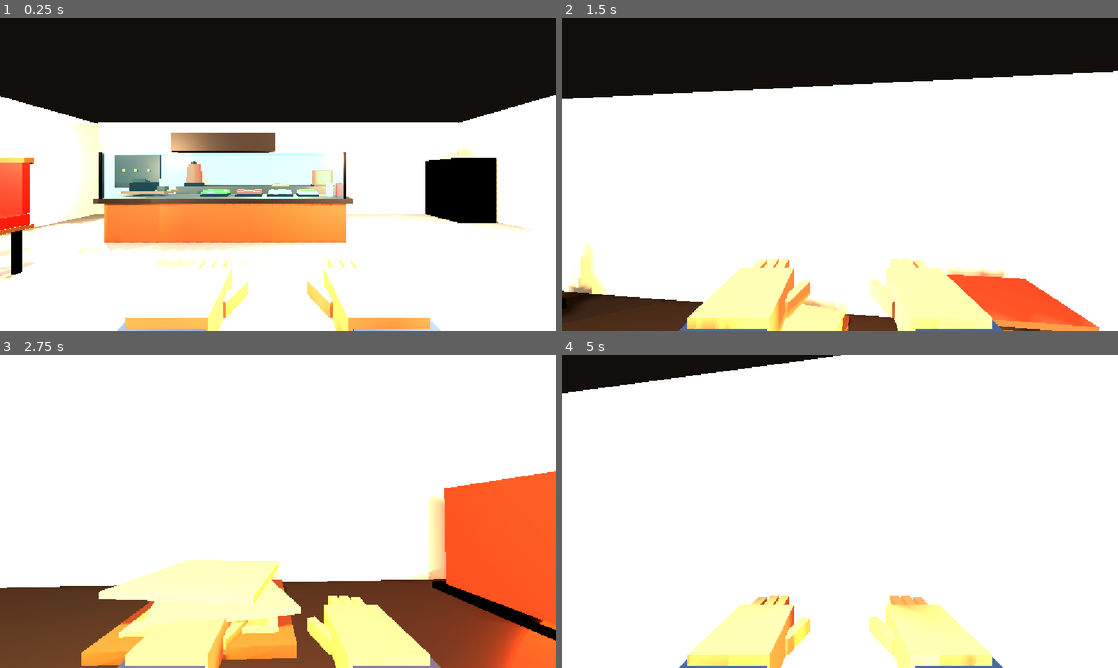
Above: before the commit, frames 1-4 (two rows, left to right).
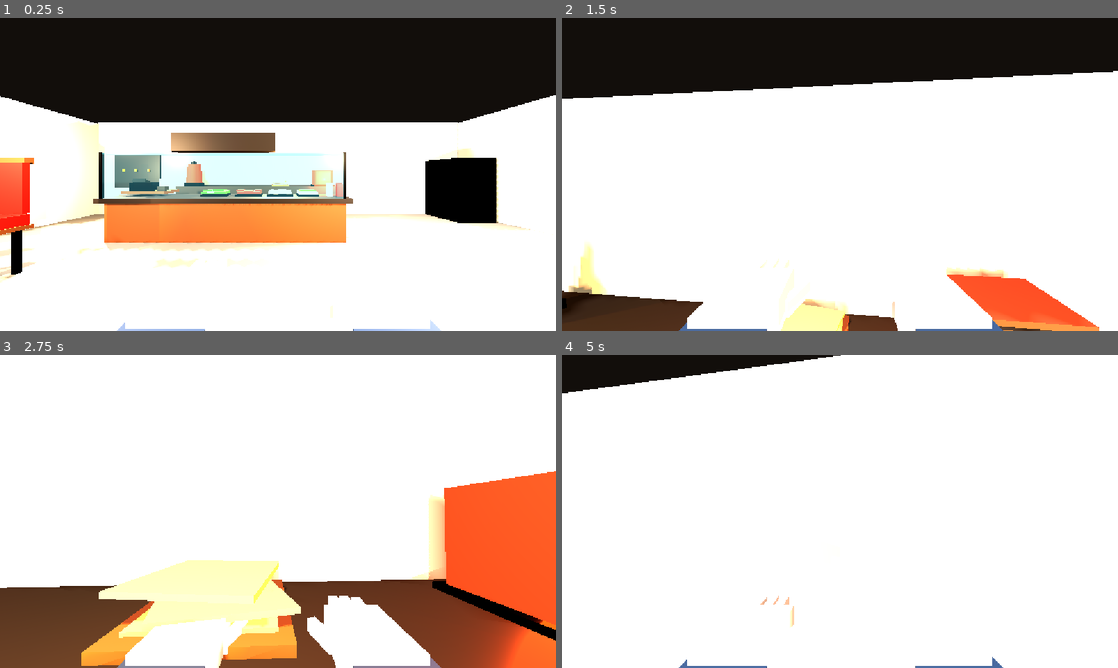
Above: after the commit, the same moments.

Repository: leon-beyleroglu/kebabcity
Game: Godot game, scene res://kebab_shop.tscn
The game is run twice, just before and just after one commit, with the same random seed, the same clock (stepped at 60 frames per second) and the same inputs.
Inputs (mouse positions are in pixels of both pictures, inside the frame that each line leads up to):
- Up to frame 1 (0.25 s): no input
- Up to frame 2 (1.5 s): tap Enter at 0.5 s; move the mouse to (867, 174) at 0.52 s; hold Shift (sprint) 0.53-1.28 s; hold W (move_forward) from 0.53 s (still down); click (867, 174) at 0.67 s; tap Space (jump) at 0.77 s; move the mouse to (812, 174) at 1.27 s; tap Shift (sprint) at 1.35 s
- Up to frame 3 (2.75 s): keep holding W (move_forward); tap Space (jump) at 1.52 s; move the mouse to (289, 505) at 2.02 s; hold Shift (sprint) from 2.03 s (still down)
- Up to frame 4 (5 s): keep holding W (move_forward); tap Space (jump) at 2.75, 3.02, 3.77, 4.52 s; move the mouse to (834, 517) at 2.77 s; release Shift (sprint) at 2.78 s; tap Shift (sprint) at 2.85, 4.35 s; click (834, 517) at 2.92 s; move the mouse to (878, 514) at 3.52 s; hold Shift (sprint) 3.53-4.28 s; tap Enter at 4.25 s; move the mouse to (795, 508) at 4.27 s

The runs differ from the first frame. In frame 1, 2.2% of the frame differs, in the area x 22-78%, y 76-100%; in frame 2, 6.6%; in frame 3, 5.7%; in frame 4, 6.6%.

Commit message:
abdus kopf

Diff:
--- a/kebab_shop.tscn
+++ b/kebab_shop.tscn
@@ -3,6 +3,7 @@
 [ext_resource type="Script" uid="uid://c0rl8h6ne4ir" path="res://player.gd" id="1_player"]
 [ext_resource type="Texture2D" uid="uid://7o3bjm4v6brx" path="res://gahinten.jpg" id="2_dnwpt"]
 [ext_resource type="Texture2D" uid="uid://bir75ofhwlwup" path="res://bjk1.jpg" id="2_t8aj2"]
+[ext_resource type="Texture2D" uid="uid://byb7pr78mpgwm" path="res://abdukopf.jpg" id="3_6pmx1"]
 [ext_resource type="Texture2D" uid="uid://fh0htpsx3u6v" path="res://ga1.jpg" id="3_v6cui"]
 [ext_resource type="Texture2D" uid="uid://dsmjvcgs6uqdq" path="res://fb1.jpg" id="4_j7xc5"]
 [ext_resource type="Texture2D" uid="uid://nfsmfqdjew13" path="res://bjkhinten.jpg" id="5_dnwpt"]
@@ -125,7 +126,7 @@
 size = Vector3(0.24, 0.2178125, 0.22)
 
 [sub_resource type="StandardMaterial3D" id="MatSkin"]
-albedo_color = Color(0.72, 0.42, 0.25, 1)
+albedo_color = Color(0.9647059, 0.8352941, 0.78039217, 1)
 roughness = 0.72
 
 [sub_resource type="BoxMesh" id="HandPalmMesh"]
@@ -1813,16 +1814,6 @@
 material_override = SubResource("MatSkin")
 mesh = SubResource("BoxMesh_l3fpq")
 
-[node name="Haare" type="MeshInstance3D" parent="Avatar gala" unique_id=1332761459]
-transform = Transform3D(0.32, 0, 0, 0, 0.07000001, 0, 0, 0, 0.32, 0, 2.2246878, 0)
-material_override = SubResource("MatHair")
-mesh = SubResource("BoxSmall")
-
-[node name="AugeLinks" type="MeshInstance3D" parent="Avatar gala" unique_id=825493662]
-transform = Transform3D(0.055, 0, 0, 0, 0.055, 0, 0, 0, 0.025, -0.09999943, 2.049094, -0.2016983)
-material_override = SubResource("MatDark")
-mesh = SubResource("BoxSmall")
-
 [node name="ArmLinks" type="MeshInstance3D" parent="Avatar gala" unique_id=789722353]
 transform = Transform3D(0.11999999, 0, 0, 0, 0.58, 0, 0, 0, 0.11999999, -0.5199995, 1.33, 0)
 material_override = SubResource("MatSleeve")
@@ -1841,11 +1832,6 @@
 [node name="BeinLinks" type="MeshInstance3D" parent="Avatar gala" unique_id=640096017]
 transform = Transform3D(0.17, 0, 0, 0, 0.55, 0, 0, 0, 0.17, -0.22, 0.42, 0)
 material_override = SubResource("MatTrousers")
-mesh = SubResource("BoxSmall")
-
-[node name="AugeRechts" type="MeshInstance3D" parent="Avatar gala" unique_id=1707123303]
-transform = Transform3D(0.055, 0, 0, 0, 0.055, 0, 0, 0, 0.025, 0.09999943, 2.049094, -0.2016983)
-material_override = SubResource("MatDark")
 mesh = SubResource("BoxSmall")
 
 [node name="BeinRechts" type="MeshInstance3D" parent="Avatar gala" unique_id=1238363771]
@@ -1910,6 +1896,10 @@
 transform = Transform3D(-0.261, 0, -2.1855694e-06, 0, 0.151, 0, 2.2817344e-08, 0, -25, -0.025449812, 1.2825656, -0.11146164)
 texture = ExtResource("2_dnwpt")
 
+[node name="Sprite3D - trikot2" type="Sprite3D" parent="Avatar gala" unique_id=2141451296]
+transform = Transform3D(-0.191, 0, -3.774895e-06, 0, 0.116, 0, 2.8840198e-08, 0, -25, -0.0057831407, 1.9928719, -0.15112686)
+texture = ExtResource("3_6pmx1")
+
 [node name="Sprite3D - trikot hinten" type="Sprite3D" parent="Avatar gala" unique_id=1600288418]
 transform = Transform3D(0.235, 0, 0, 0, 0.155, 0, 0, 0, 5.949, -0.018942356, 1.2720038, 0.19241142)
 texture = ExtResource("3_v6cui")
Binary file added: abdukopf.jpg
Not shown, added: abdukopf.jpg.import
Not shown, added: abdukopf.jpg~
